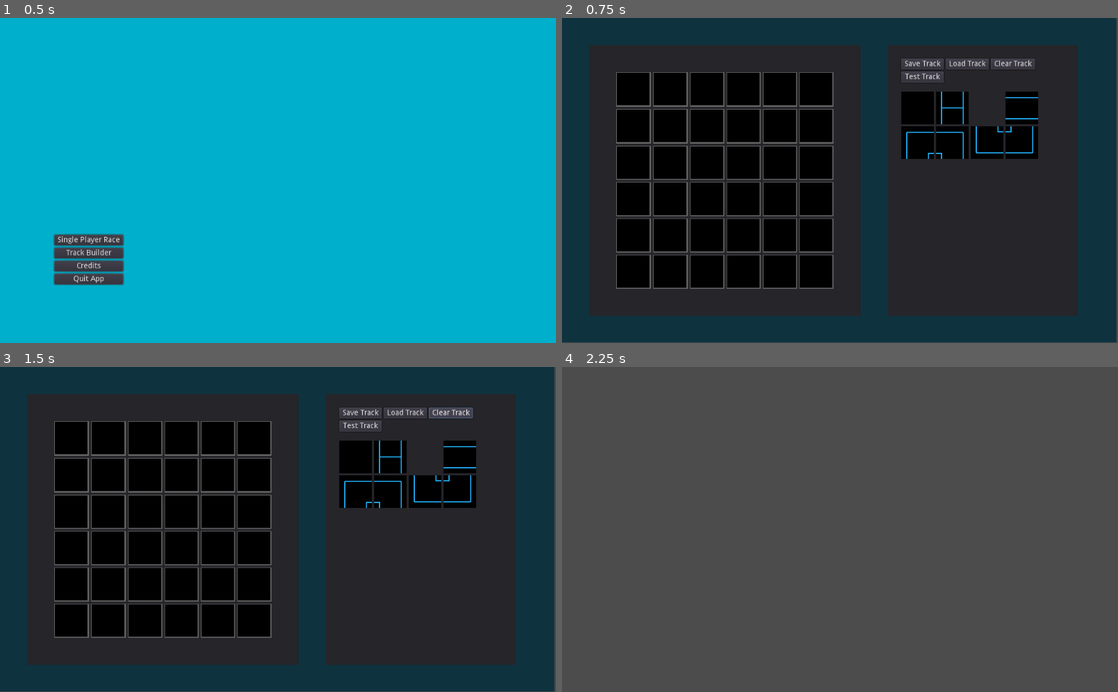
Above: before the commit, frames 1-4 (two rows, left to right).
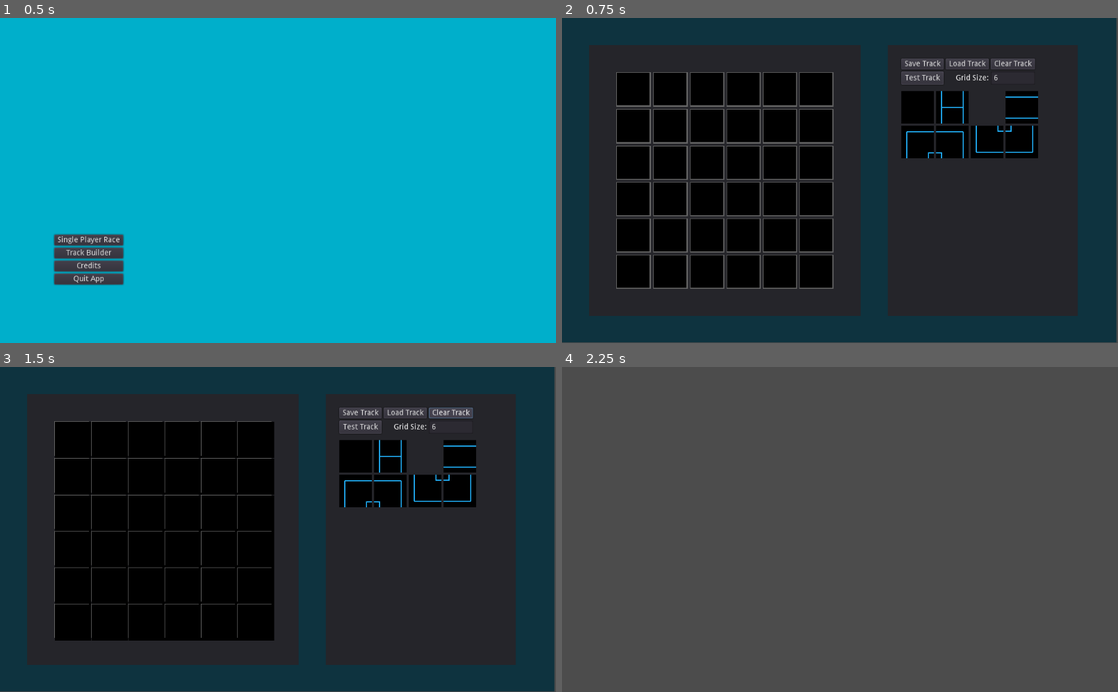
Above: after the commit, the same moments.

Repository: Mac-Barrett/G-Infinite
Game: Godot game, scene res://Scenes/Menus/MainMenu.tscn
The game is run twice, just before and just after one commit, with the same random seed, the same clock (stepped at 60 frames per second) and the same inputs.
Inputs:
- Up to frame 1 (0.5 s): no input
- Up to frame 2 (0.75 s): click "Track Builder" at 0.5 s
- Up to frame 3 (1.5 s): click "Clear Track" at 1.25 s
- Up to frame 4 (2.25 s): click "Test Track" at 2 s

Frame 1 is identical in both runs. In frame 2, 0.6% of the frame differs, in the area x 61-86%, y 16-44%; in frame 3, 5.5%, in the area x 9-86%, y 16-85%; in frame 4, nothing differs.
Error in both runs: Invalid get index 'transform' (on base: 'Nil'). (res://Scripts/LevelLoader.gd:59)

Commit message:
TrackBuilder Grid Size is now changeable for bigger/smaller tracks

Diff:
--- a/Scenes/Menus/TrackBuilderTrackSlot.tscn
+++ b/Scenes/Menus/TrackBuilderTrackSlot.tscn
@@ -9,8 +9,8 @@
 margin_right = 1.584
 margin_bottom = 2.0
 rect_min_size = Vector2( 62, 62 )
-size_flags_horizontal = 3
-size_flags_vertical = 3
+size_flags_horizontal = 15
+size_flags_vertical = 15
 color = Color( 0.392157, 0.392157, 0.392157, 1 )
 
 [node name="TextureRect" type="TextureRect" parent="."]
@@ -18,5 +18,8 @@
 margin_top = 1.0
 margin_right = 61.0
 margin_bottom = 61.0
+size_flags_horizontal = 15
+size_flags_vertical = 15
 texture = ExtResource( 2 )
+expand = true
 script = ExtResource( 1 )
--- a/Scenes/TrackBuilder.tscn
+++ b/Scenes/TrackBuilder.tscn
@@ -26,10 +26,11 @@
 margin_right = 325.0
 margin_bottom = 475.0
 split_offset = 5
+collapsed = true
 
 [node name="OptionButtons" type="GridContainer" parent="OptionsPanel/VSplit"]
 margin_right = 300.0
-margin_bottom = 49.0
+margin_bottom = 48.0
 columns = 3
 
 [node name="SaveTrack" type="Button" parent="OptionsPanel/VSplit/OptionButtons"]
@@ -52,11 +53,27 @@
 [node name="TestTrack" type="Button" parent="OptionsPanel/VSplit/OptionButtons"]
 margin_top = 24.0
 margin_right = 78.0
-margin_bottom = 44.0
+margin_bottom = 48.0
 text = "Test Track"
 
+[node name="Label" type="Label" parent="OptionsPanel/VSplit/OptionButtons"]
+margin_left = 82.0
+margin_top = 29.0
+margin_right = 161.0
+margin_bottom = 43.0
+text = "Grid Size:"
+align = 2
+
+[node name="TrackSizeLineEdit" type="LineEdit" parent="OptionsPanel/VSplit/OptionButtons"]
+margin_left = 165.0
+margin_top = 24.0
+margin_right = 246.0
+margin_bottom = 48.0
+text = "6"
+max_length = 1
+
 [node name="TrackPieces" type="GridContainer" parent="OptionsPanel/VSplit"]
-margin_top = 61.0
+margin_top = 60.0
 margin_right = 300.0
 margin_bottom = 450.0
 columns = 4
@@ -153,4 +170,5 @@
 [connection signal="pressed" from="OptionsPanel/VSplit/OptionButtons/LoadTrack" to="." method="_on_LoadTrack_pressed"]
 [connection signal="pressed" from="OptionsPanel/VSplit/OptionButtons/ClearTrack" to="." method="_on_ClearTrack_pressed"]
 [connection signal="pressed" from="OptionsPanel/VSplit/OptionButtons/TestTrack" to="." method="_on_TestTrack_pressed"]
+[connection signal="text_entered" from="OptionsPanel/VSplit/OptionButtons/TrackSizeLineEdit" to="." method="_on_LineEdit_text_entered"]
 [connection signal="confirmed" from="FileDialogue" to="." method="_on_FileDialogue_confirmed"]
--- a/Scripts/TrackBuilder.gd
+++ b/Scripts/TrackBuilder.gd
@@ -3,9 +3,11 @@
 var trackData = []
 var trackSize = 6
 
-onready var track = get_node("TrackPanel/track")
 onready var trackPieceSlot = load("res://Scenes/Menus/TrackBuilderTrackSlot.tscn")
-onready var fileBrowser = get_node("FileDialogue")
+
+onready var track = $TrackPanel/track
+onready var fileBrowser = $FileDialogue
+onready var lineEditTrackSize = $OptionsPanel/VSplit/OptionButtons/TrackSizeLineEdit
 
 
 func _ready():
@@ -52,7 +54,8 @@
     var data = {
         "texture" : nodeWithTexture.texture,
         "flip_h" : nodeWithTexture.flip_h,
-        "flip_v" : nodeWithTexture.flip_v
+        "flip_v" : nodeWithTexture.flip_v,
+        "trackSize" : trackSize
        }
     return data
 
@@ -73,9 +76,18 @@
     pass
 
 
-# Clears trackData array and the viewport
+# Calls clear_track
 func _on_ClearTrack_pressed():
+    clear_track()
+    pass
+
+# Destroys original array and allocates a new one based on trackSize
+func clear_track():
+    trackData.resize(trackSize)
     for x in range(0, trackSize):
+        if (trackData[x] == null):
+            trackData[x] = []
+        trackData[x].resize(trackSize)
         for y in range(0, trackSize):
             trackData[x][y] = -1
     load_track()
@@ -101,6 +113,7 @@
         f.open(theFile, File.WRITE)
         var saveData = {
             "trackName" : "TEST",
+            "trackSize" : trackSize,
             "trackData" : trackData
            }
         f.store_var(JSON.print(saveData))
@@ -118,10 +131,23 @@
         var parsed_file_data = JSON.parse(text_file_data)
         var result = parsed_file_data.result
         trackData = result["trackData"].duplicate()
+        trackSize = result["trackSize"]
 
         # Convert to int array for some reason
         for x in range(0, trackSize):
             for y in range(0, trackSize):
                 trackData[x][y] = int(trackData[x][y])
+        track.columns = trackSize
+        lineEditTrackSize.text = String(trackSize)
         load_track()
     pass
+
+
+func _on_LineEdit_text_entered(new_text):
+    if (int(new_text) >= 10 or int(new_text) <= 3):
+        lineEditTrackSize.text = String(trackSize)
+    else:
+        trackSize = int(lineEditTrackSize.text)
+    track.columns = trackSize
+    _on_ClearTrack_pressed()
+    pass
--- a/Scripts/UI/Droppable.gd
+++ b/Scripts/UI/Droppable.gd
@@ -1,17 +1,25 @@
 extends TextureRect
 
 onready var root = get_parent().get_parent().get_parent().get_parent()
+const gridTotalSize : Vector2 = Vector2(400, 400)
+var gridPos = Vector2()
 
-var gridPos = Vector2()
+
+func _ready():
+    pass
 
 func set_gridPos(pos):
     gridPos = pos
     pass
 
+
 func set_texture_on_load(data):
     texture = data["texture"]
     flip_h = data["flip_h"]
     flip_v = data["flip_v"]
+    var cols = data["trackSize"]
+    rect_size.x = gridTotalSize.x / cols
+    rect_size.y = gridTotalSize.y / cols
     pass
 
 
Not shown, changed: .mono/metadata/ide_messaging_meta.txt
Binary file changed: SavedData/Tracks/0.txt
Binary file added: SavedData/Tracks/1.txt
Binary file added: SavedData/Tracks/2.txt
Binary file removed: SavedData/Tracks/BigTrack.txt
Binary file removed: SavedData/Tracks/FatCockAndBalls.txt
Binary file added: SavedData/Tracks/Test.txt
Binary file added: SavedData/Tracks/Test2.txt
